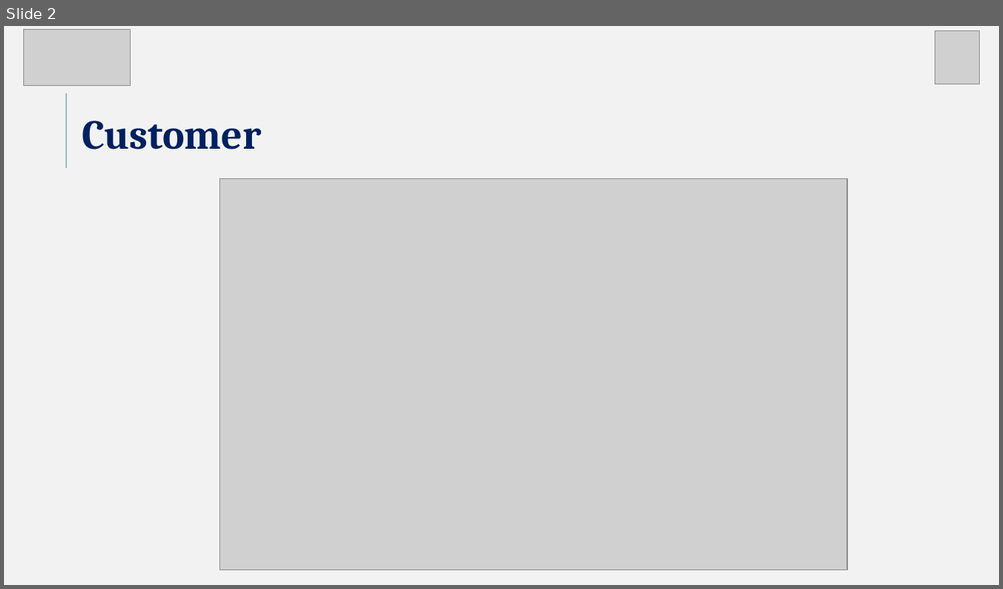
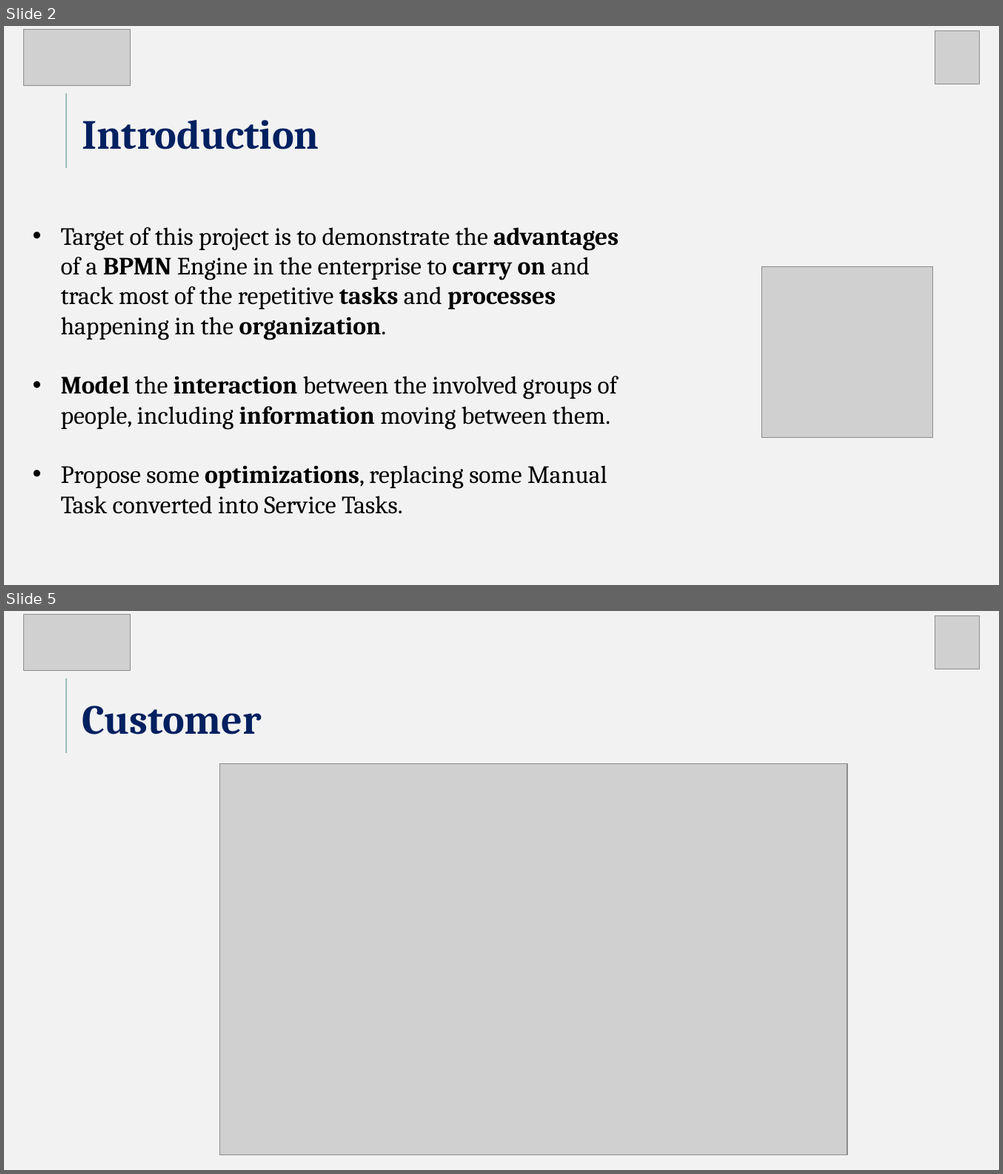
Before and after one commit to Matteoa99/ESI_project, a slide deck: ESI_presentation.pptx. Shown one above the other, each under a label of ours: slide 2 before the commit, slides 2 and 5 after it; the slides between them are not shown. The pictures are 1003x589 and 1003x1174 pixels, drawn with LibreOffice and Linux fonts; fonts in the diff are those of the drawing; grey boxes stand for pictures. Boxes give left, top, right and bottom in pixels: in the first picture for what was removed or moved away, otherwise in the second. Text is boxed around its words. In the diff, an @@ line names an element or a change of style, - is before the commit and + after.

```diff
--- a/ESI_presentation.pptx
+++ b/ESI_presentation.pptx
@@ slide 2 added at box(4, 26, 999, 585), background #F2F2F2; not listed: 1 template element that a slide beside it also shows @@
@@ picture added at box(23, 30, 130, 86) @@
@@ picture added at box(935, 30, 979, 84) @@
@@ text added at box(82, 120, 319, 150), 40 pt, text #002060, bold @@
+Introduction
@@ text added at box(61, 227, 618, 514), 24 pt, text #000000 @@
+• Target of this project is to demonstrate the advantages of a BPMN Engine in the enterprise to carry on and track most of the repetitive tasks and processes happening in the organization.
+• Model the interaction between the involved groups of people, including information moving between them.
+• Propose some optimizations, replacing some Manual Task converted into Service Tasks.
@@ picture added at box(761, 267, 932, 438) @@
@@ what was slide 2 is now slide 5 @@
```
Also in this commit, not shown: 2 slides changed, 2 other slides added, 4 other files.
